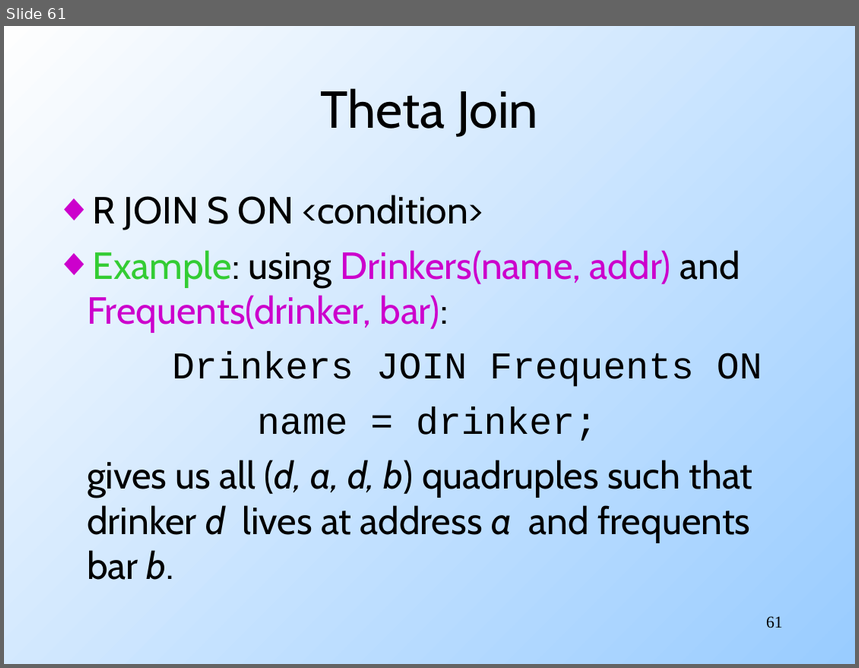
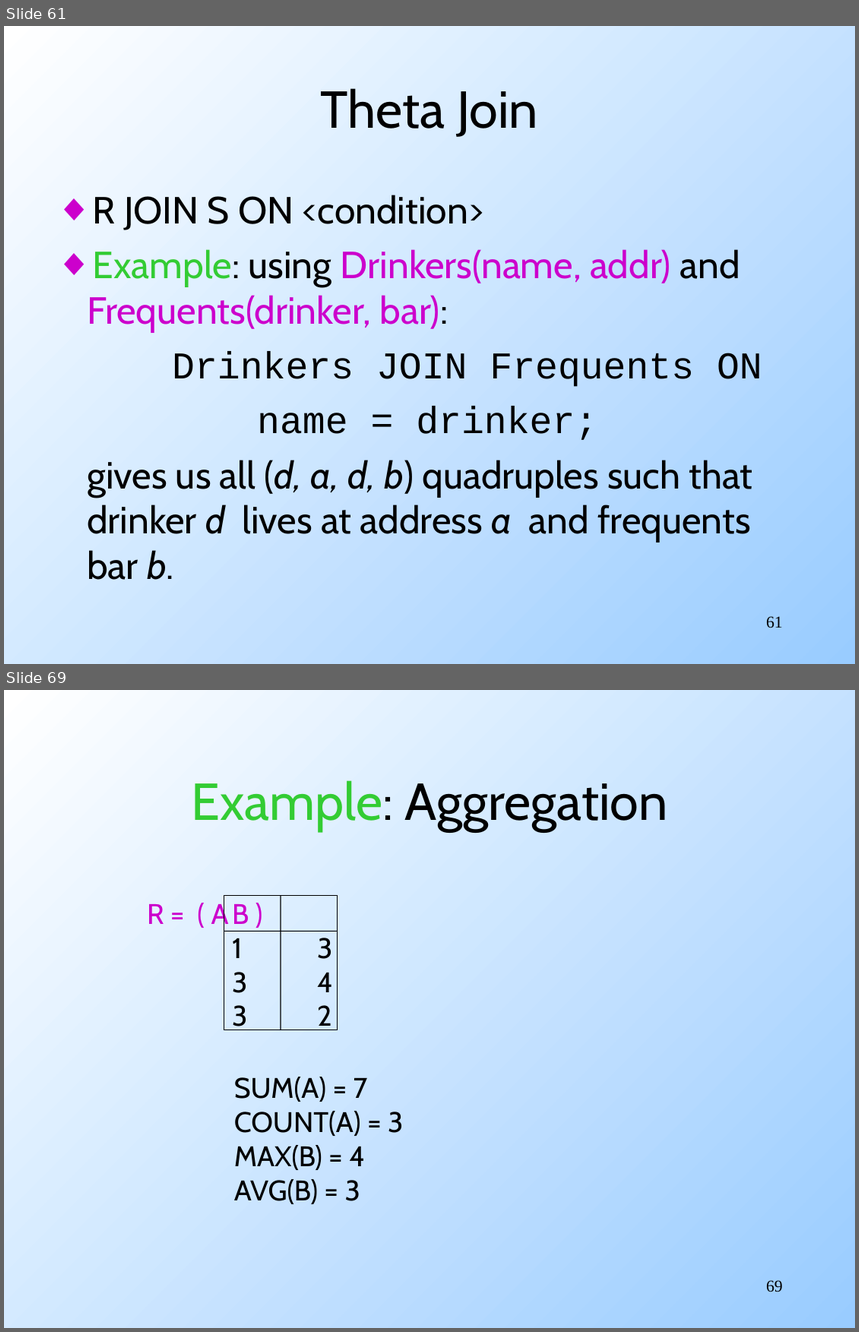
Before and after one commit to mohankgaddam/eas503ubcourse, a slide deck: _downloads/SQL.ppt. Shown one above the other, each under a label of ours: slide 61 before the commit, slides 61 and 69 after it; the slides between them are not shown. The pictures are 859x668 and 859x1332 pixels, drawn with LibreOffice and Linux fonts; fonts in the diff are those of the drawing. Boxes give left, top, right and bottom in pixels: in the first picture for what was removed or moved away, otherwise in the second. Text is boxed around its words. In the diff, an @@ line names an element or a change of style, - is before the commit and + after.

```diff
--- a/_downloads/SQL.ppt
+++ b/_downloads/SQL.ppt
@@ slide 69 added at [4, 690, 855, 1328], background gradient #99CCFF to #FFFFFF @@
@@ title added at [191, 780, 668, 832], 44 pt, text #000000 @@
+Example: Aggregation
@@ text added at [147, 904, 333, 1030], 24 pt, text #CC00CC @@
+R = ( A B )
+1 3
+3 4
+3 2
@@ rectangle added at [224, 896, 337, 1030], outline #000000 0.74 pt @@
@@ line added from (281, 896) to (281, 1030), #000000 0.74 pt @@
@@ line added from (224, 931) to (338, 931), #000000 0.74 pt @@
@@ text added at [234, 1077, 403, 1205], 24 pt, text #000000 @@
+SUM(A) = 7
+COUNT(A) = 3
+MAX(B) = 4
+AVG(B) = 3
@@ page number added at [766, 1281, 783, 1293], 14 pt, text #000000 @@
+69
```
Also in this commit, not shown: 60 other slides changed, 47 other slides added.
